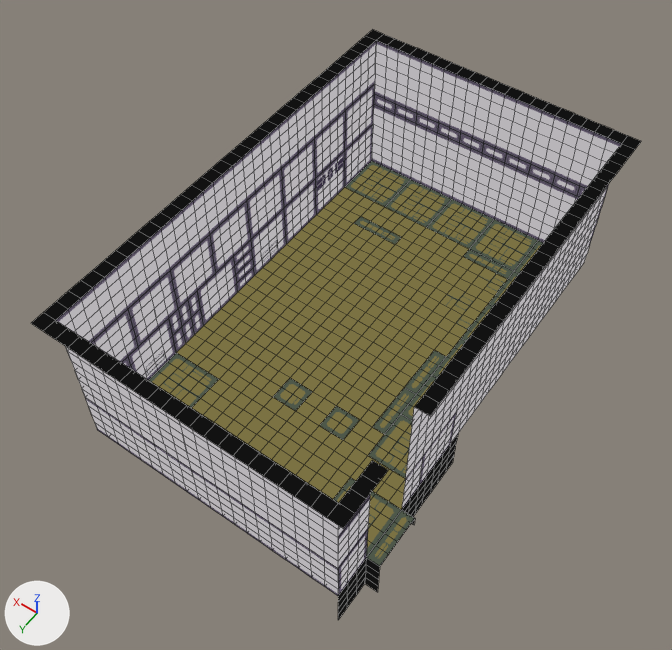
Renders of the Blender file Assets/ImportedAssets/StationAssets/LeagueOfPLanets/vestaofficeStuff.blend from each side of a commit.
Rendered twice from a camera (50 mm lens) standing at (19.8, 28.9, 27.1) and looking at (31.4, 12.6, 1.6). Lighting does not change. The marker at lower left points along +X, +Y and +Z. Mesh edges are drawn as thin lines.

Script lines for the objects in view, before the commit:
```python
me_cube_006 = bpy.data.meshes.new('Cube.006')
me_cube_006.from_pydata(...)  # 2468 vertices, 2039 faces, 1 loose edge; spans x -8.8..8.7, y -2.0..6.0, z -6.1..4.9
me_cube_006.materials.append(mat_vestaofficeslashhospital)
ob_cube_006 = bpy.data.objects.new('Cube.006', me_cube_006)
ob_cube_006.location = (30.44, 11.74, 0.0)
ob_cube_006.rotation_euler = (1.571, 0.0, -1.571)  # degrees (90, 0, -90)
```
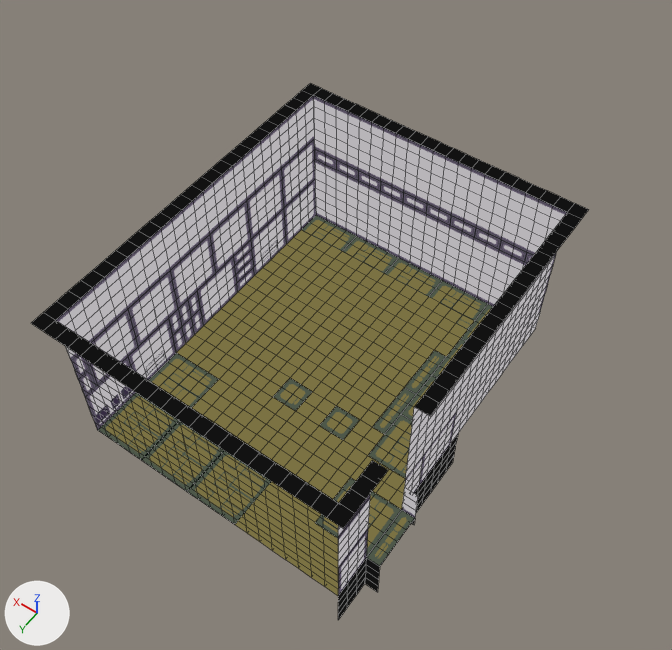
Pixel boxes (x1, y1, x2, y2) of what changed, in the pictures (672 x 650 px; the box of a moved part takes in the faces that stretch with it):
'Cube.006', reshaped (9% narrower, 9% shorter): before (31, 30, 641, 620); after (31, 83, 589, 620)
part 1 of me_cube_006, moved or reshaped: before (493, 82, 575, 121); after (433, 143, 519, 186)
part 2 of me_cube_006, deleted (black): before (569, 114, 641, 166)
part 3 of me_cube_006, cut back: before (303, 30, 622, 327); after (277, 83, 574, 354)
part 4 of me_cube_006, added: after (402, 488, 418, 518)
part 5 of me_cube_006, surface changed (grey to yellow): (69, 179, 556, 596) in both

Patch to the scene script:
```diff
--- a/Assets/ImportedAssets/StationAssets/LeagueOfPLanets/vestaofficeStuff.blend.py
+++ b/Assets/ImportedAssets/StationAssets/LeagueOfPLanets/vestaofficeStuff.blend.py
@@ me_cube_006 @@
 # used by ob_cube_006; location = (30.44, 11.74, 0.0); rotation_euler = (1.571, 0.0, -1.571), in degrees (90, 0, -90)
-me_cube_006.from_pydata(...)  # 2468 vertices, 2039 faces, 1 loose edge; spans x -8.8..8.7, y -2.0..6.0, z -6.1..4.9
+me_cube_006.from_pydata(...)  # 2111 vertices, 1674 faces, 1 loose edge; spans x -8.8..4.7, y -2.0..6.0, z -6.1..4.9
+# me_cube_006 part 1: the loose piece of 14 vertices spanning x 8.2..8.7, y 6.0, z -0.6..2.4 is moved by (-4.0, 0.0, 0.0)
+# me_cube_006 part 2: the loose piece of 16 vertices spanning x 7.2..8.7, y 6.0, z 2.4..4.9 is deleted
+# me_cube_006 part 3: 186 vertices moved from x 4.7..8.2, y 0.0..6.0, z -5.6..4.4 to x 4.2..4.7, y 0.5..6.0, z -5.1..3.9; 473 vertices removed from x 3.7..8.7, y 0.0..6.0, z -6.1..4.9; 128 vertices added at x 3.2..4.7, y 0.0..6.0, z -6.1..4.9
+# me_cube_006 part 4: 4 vertices added at x -4.8, y 0.0..1.5, z 4.9
+# me_cube_006 part 5: 411 kept faces spanning x -8.3..4.2, y 0.0..6.0, z -5.6..4.4 get new texture (UV) coordinates
 me_cube_006.materials.append(mat_vestaofficeslashhospital)
```
